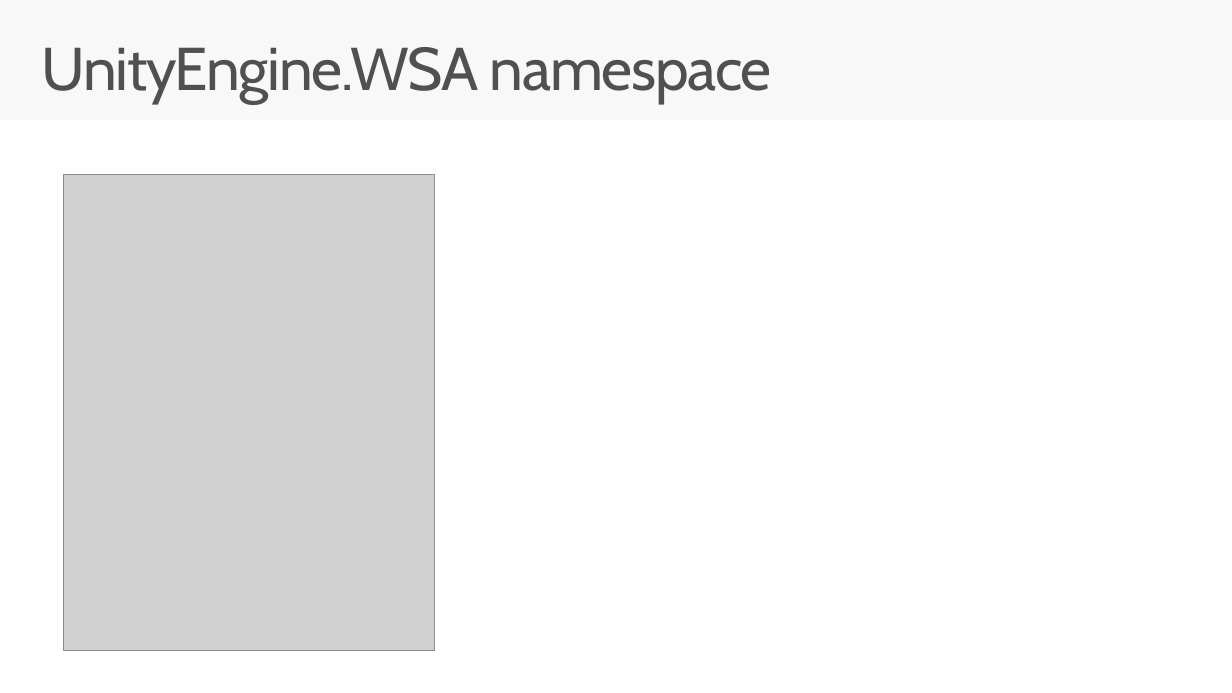
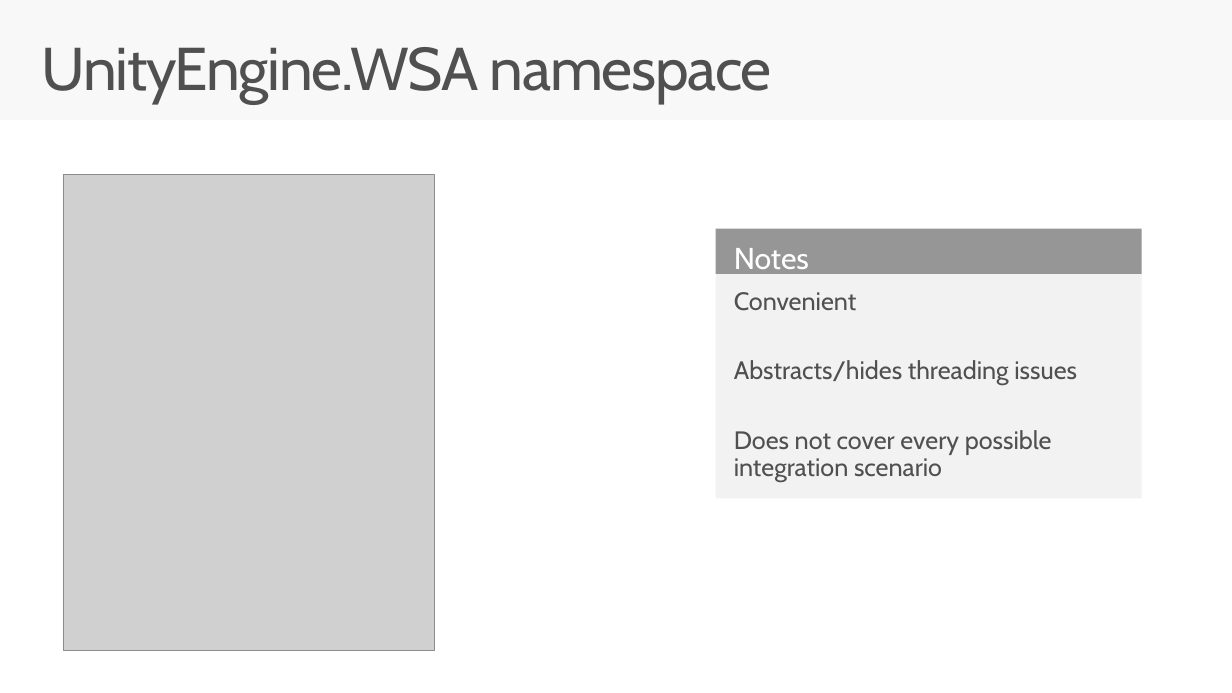
Before and after one commit to grazies/CodeLabs-GameDev-2-UnityWin10, a slide deck: slide 7 of UnityLightUp.pptx (slide 6 before the commit). Drawn at 1232x693 pixels with LibreOffice and Linux fonts; fonts in the diff are those of the drawing; grey boxes stand for pictures. Boxes give left, top, right and bottom in pixels: in the first picture for what was removed or moved away, otherwise in the second. Text is boxed around its words. In the diff, an @@ line names an element or a change of style, - is before the commit and + after.

```diff
--- a/UnityLightUp.pptx
+++ b/UnityLightUp.pptx
@@ rectangle added at box(716, 228, 1141, 274), fill #969696, 24 pt, text #FFFFFF @@
+Notes
@@ rectangle added at box(716, 274, 1141, 498), fill #F2F2F2, 20 pt, text #505050 @@
+Convenient
+Abstracts/hides threading issues
+Does not cover every possible integration scenario
```
Also in this commit, not shown: 5 other slides changed, 2 slides added, 1 slide removed.
